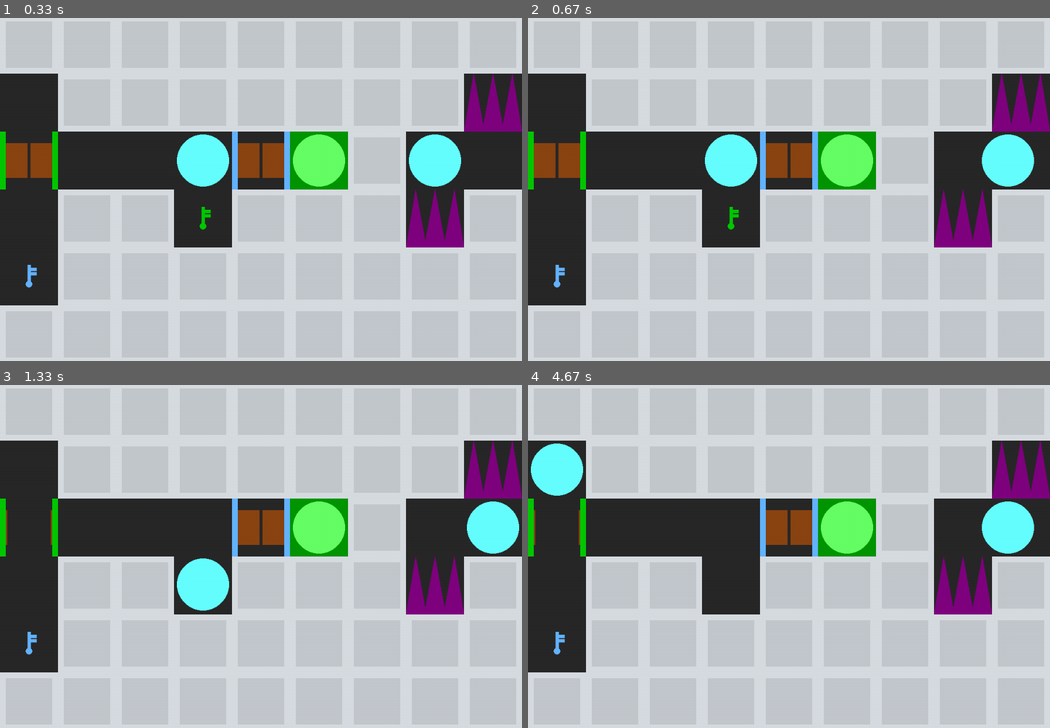
Above: before the commit, frames 1-4 (two rows, left to right).
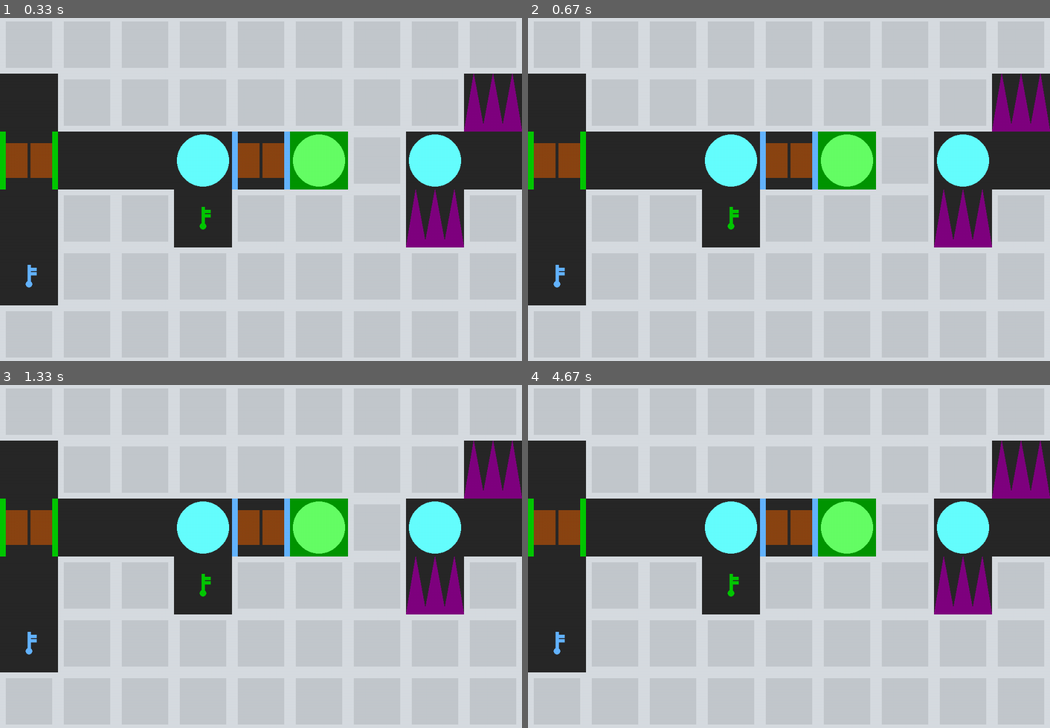
Above: after the commit, the same moments.

Repository: WingedSeal/mazegame
Game: pygame game, started from src/main.py
Same seed, same stepped clock (60 frames per second), same inputs: the game is played once before the commit and once after it.
Inputs:
- Up to frame 1 (0.33 s): no input
- Up to frame 2 (0.67 s): no input
- Up to frame 3 (1.33 s): no input
- Up to frame 4 (4.67 s): tap Enter every 0.33 s from 3.33 to 4.33 s

Frame 1 is identical in both runs. In frame 2, 2.3% of the frame differs, in the area x 78-97%, y 33-50%; in frame 3, 5.6%, in the area x 1-100%, y 33-66%; in frame 4, 5.6%.

Commit message:
feat: clear main

Diff:
--- a/src/main.py
+++ b/src/main.py
@@ -2,21 +2,7 @@
 
 
 def script():
-    move(RIGHT)
-    move(DOWN)
-    move(LEFT)
-    move(UP)
-    for _ in range(3):
-        move(LEFT)
-    move(UP)
-    move(RIGHT)
-    for _ in range(3):
-        move(DOWN)
-    move(LEFT)
-    for _ in range(2):
-        move(UP)
-    for _ in range(5):
-        move(RIGHT)
+    return
 
 
 run(script, EXAMPLE1)
